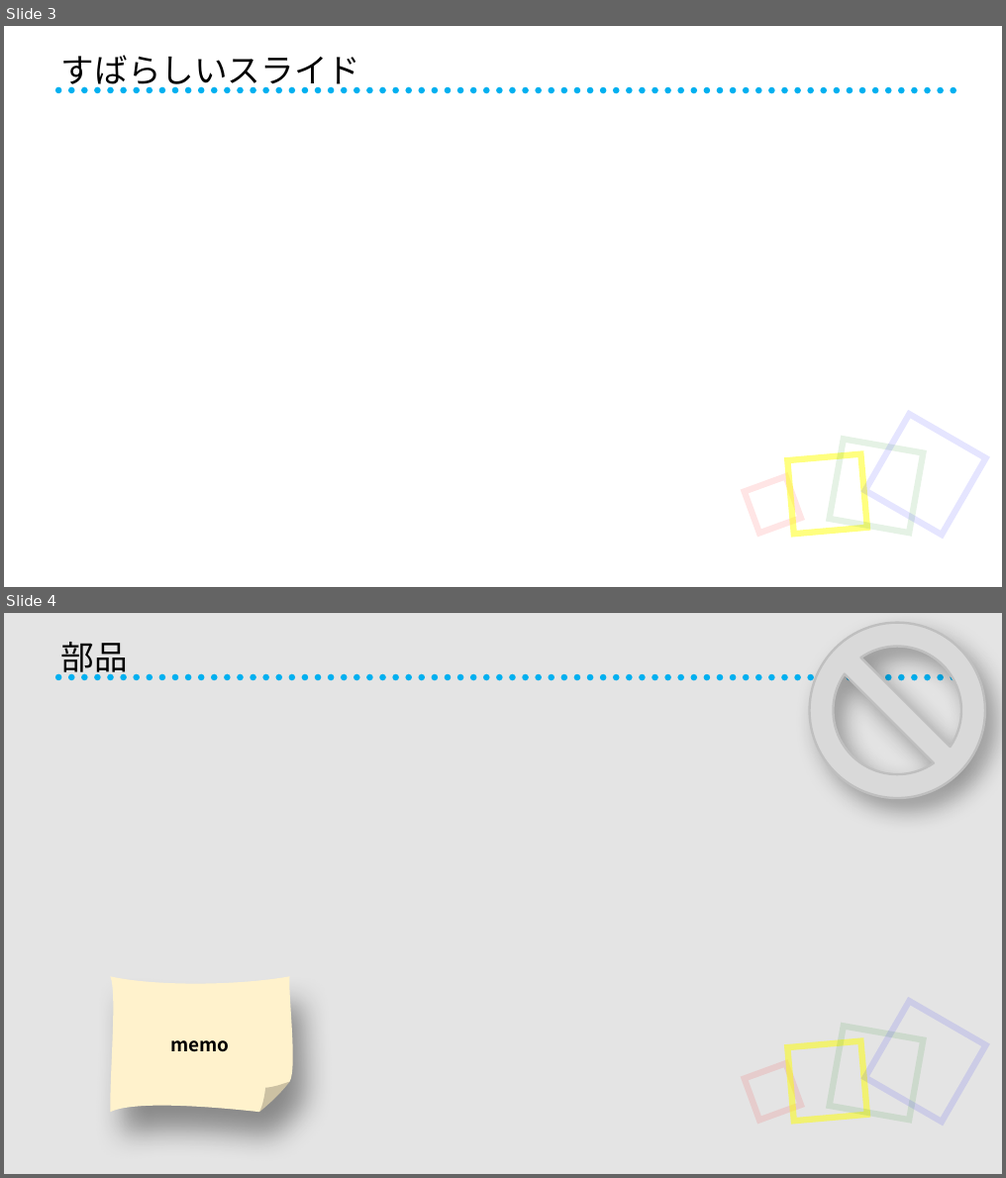
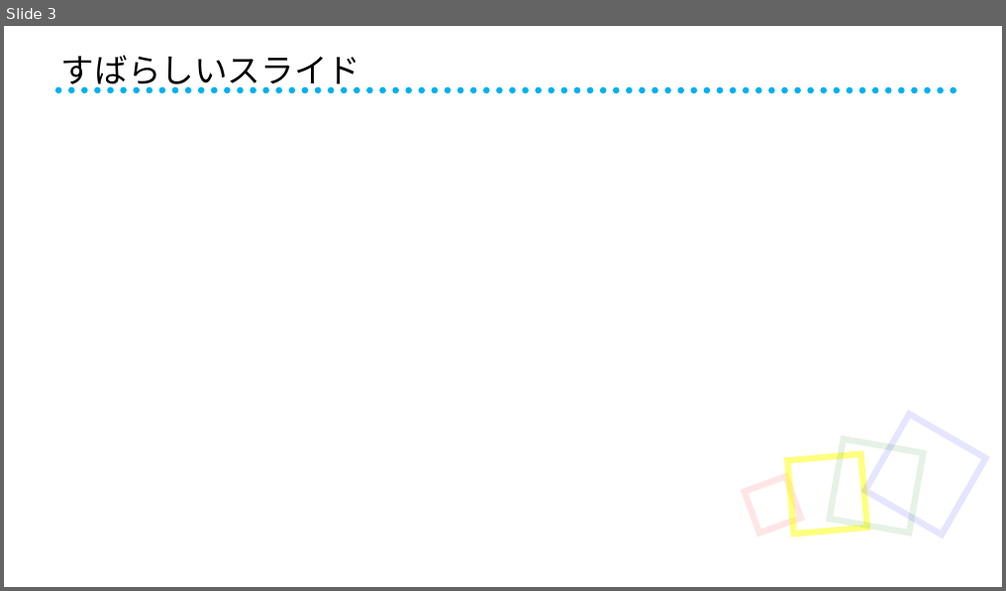
Before and after one commit to kcrt/dotfiles, a slide deck: template/template.pptx. Shown one above the other, each under a label of ours: slides 3 and 4 before the commit, slide 3 after it. The pictures are 1006x1178 and 1006x591 pixels, drawn with LibreOffice and Linux fonts; fonts in the diff are those of the drawing. Boxes give left, top, right and bottom in pixels: in the first picture for what was removed or moved away, otherwise in the second. Text is boxed around its words. In the diff, an @@ line names an element or a change of style, - is before the commit and + after.

```diff
--- a/template/template.pptx
+++ b/template/template.pptx
@@ slide 4 removed at [4, 613, 1002, 1174], background #D9D9D9 at 70% opacity; not listed: 5 template elements that a slide beside it also shows @@
@@ title removed at [61, 642, 128, 678] @@
-部品
@@ no-entry sign removed at [810, 623, 985, 799] @@
@@ freeform shape removed at [110, 977, 290, 1112] @@
-memo
```
Also in this commit, not shown: 1 slide changed, 2 slides added.
